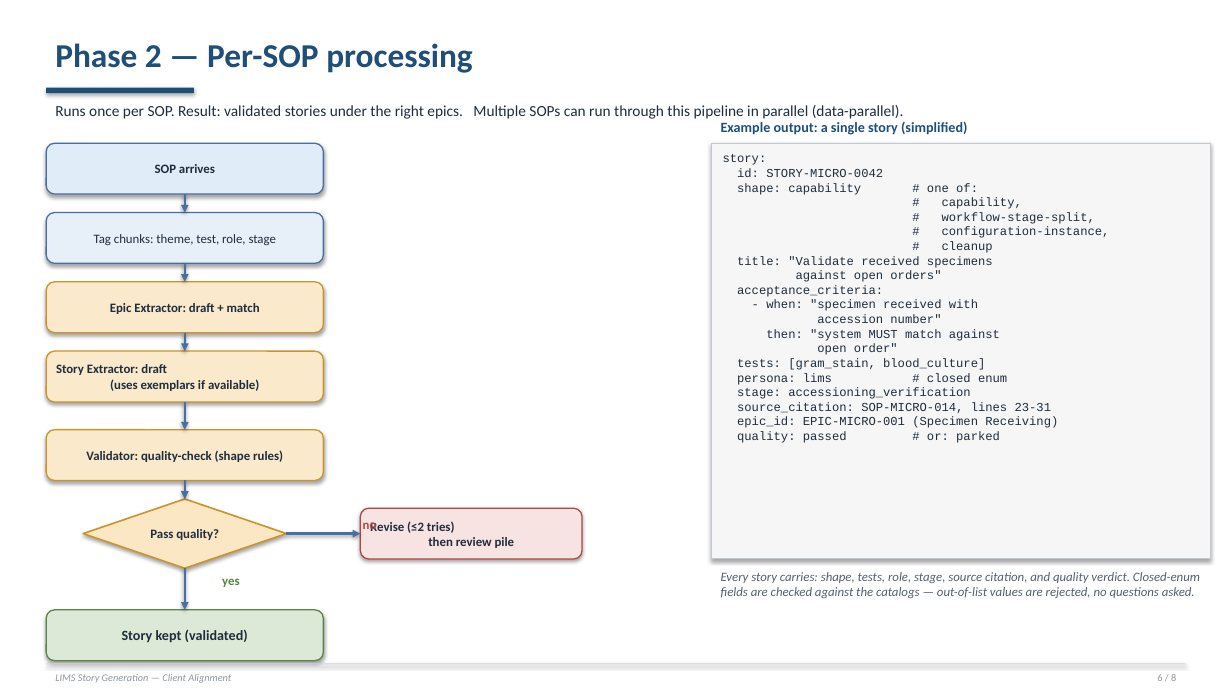
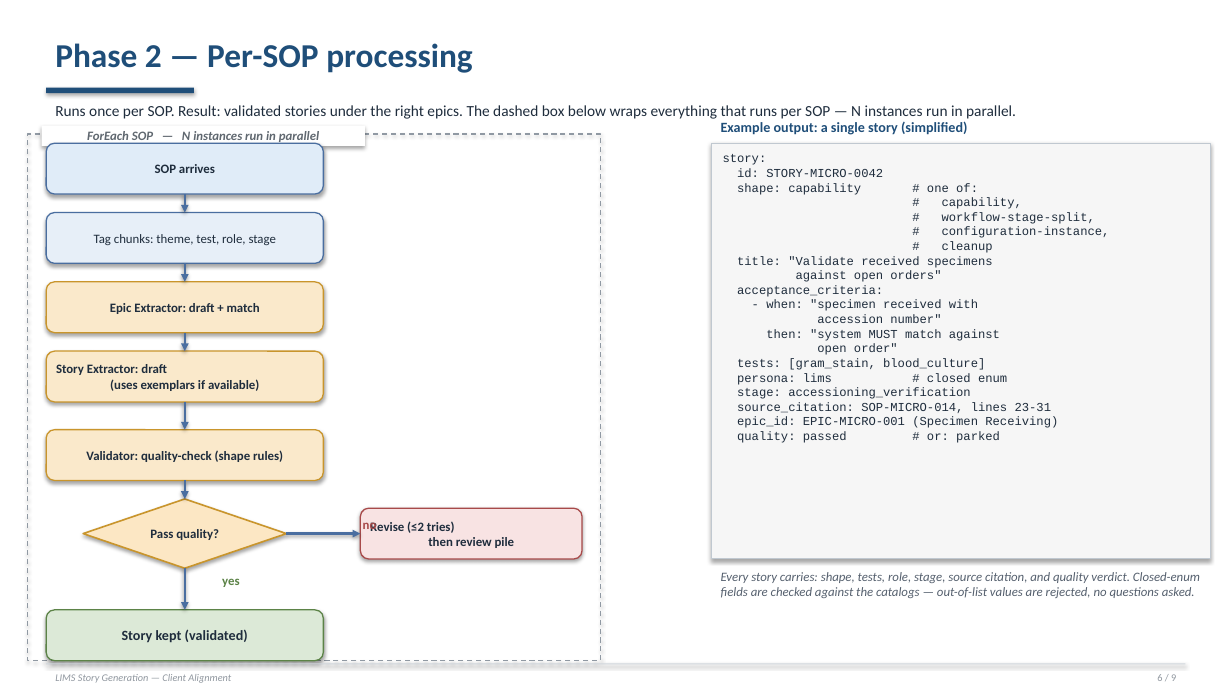
Before and after one commit to Rajneesh-Tiwari/LabReq_agent, a slide deck: slide 6 of client_alignment_deck.pptx. Drawn at 1232x693 pixels with LibreOffice and Linux fonts; fonts in the diff are those of the drawing. Boxes give left, top, right and bottom in pixels: in the first picture for what was removed or moved away, otherwise in the second. Text is boxed around its words. In the diff, an @@ line names an element or a change of style, - is before the commit and + after.

```diff
--- a/client_alignment_deck.pptx
+++ b/client_alignment_deck.pptx
@@ text at bbox=[55, 105, 1016, 119]: text changed @@
-Runs once per SOP. Result: validated stories under the right epics. Multiple SOPs can run through this pipeline in parallel (data-parallel).
+Runs once per SOP. Result: validated stories under the right epics. The dashed box below wraps everything that runs per SOP — N instances run in parallel.
@@ rectangle added at bbox=[28, 134, 601, 661], outline #9099A3 1 pt dashed @@
@@ rectangle added at bbox=[42, 126, 365, 146], fill #FFFFFF @@
@@ text added at bbox=[87, 131, 319, 145], 10 pt, text #606870, bold, italic @@
+ForEach SOP — N instances run in parallel
```
Also in this commit, not shown: 7 other slides changed, 1 slide added, 2 other files.
